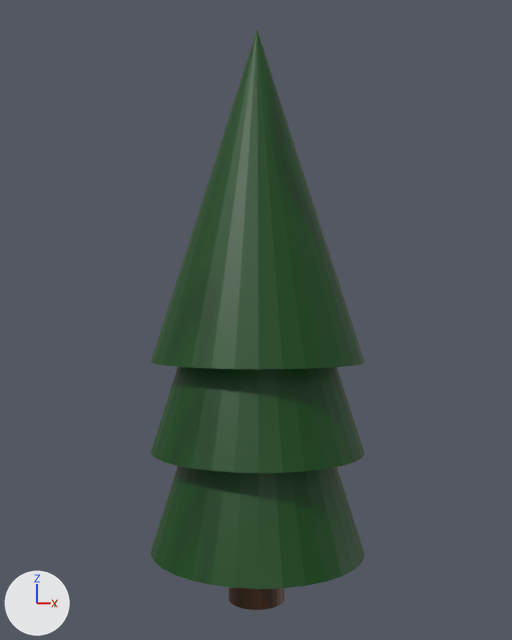
The Blender file desktop/RawModels/Objects/ObjectFirTree.blend as it was, and as the next commit left it.
Before and after are seen from a 50 mm lens placed at (8.89, -8.56, 4.92), pointed at (0.3, -0.06, 4.84). Arrows for +X, +Y and +Z are at lower left; the lights stay in place.
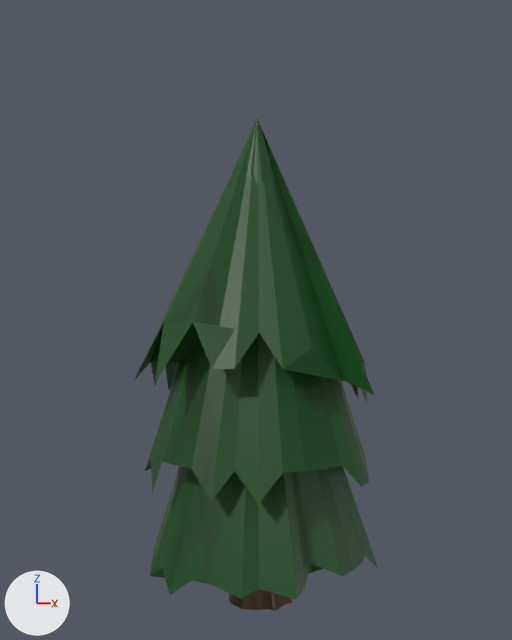
The change, as a diff of the scene's bpy script:
```diff
--- a/desktop/RawModels/Objects/ObjectFirTree.blend.py
+++ b/desktop/RawModels/Objects/ObjectFirTree.blend.py
@@ me_cone @@
 me_cone.from_pydata(...)  # 33 vertices, 33 faces; spans x -1.87..1.87, y -1.8..1.8, z -2.86..2.86
 # used by ob_cone; location = (0.16, 0.1, 3.74)
 # before: 0 (0.0, 1.8, -2.86), 1 (0.36, 1.77, -2.86), 31 (-0.36, 1.77, -2.86)
-me_cone.vertices[4].co = (1.32, 1.27, -2.86)  # pixel (363, 549)
-me_cone.vertices[9].co = (1.83, -0.35, -2.86)  # pixel (325, 581)
-me_cone.vertices[11].co = (1.55, -1.0, -2.86)  # pixel (282, 588)
-me_cone.vertices[13].co = (1.04, -1.5, -2.86)  # pixel (234, 587)
-me_cone.vertices[16].co = (0.0, -1.8, -2.86)  # pixel (174, 574)
-me_cone.vertices[19].co = (-1.04, -1.5, -2.86)  # pixel (150, 554)
-me_cone.vertices[20].co = (-1.32, -1.27, -2.86)  # pixel (151, 547)
-me_cone.vertices[22].co = (-1.73, -0.69, -2.86)
-me_cone.vertices[25].co = (-1.83, 0.35, -2.86)
-me_cone.vertices[26].co = (-1.73, 0.69, -2.86)
-me_cone.vertices[27].co = (-1.55, 1.0, -2.86)
+# me_cone part 1
+for i in [0, 1, 31]: me_cone.vertices[i].co += Vector((-0.2, 0.18, -0.32))
+me_cone.vertices[4].co = (1.59, 1.33, -3.15)  # pixel (378, 568)
+me_cone.vertices[9].co = (1.5, -0.31, -2.68)  # pixel (310, 563)
+me_cone.vertices[11].co = (1.83, -1.0, -2.95)  # pixel (296, 599)
+me_cone.vertices[13].co = (1.21, -1.53, -2.97)  # pixel (241, 598)
+me_cone.vertices[16].co = (0.04, -1.93, -3.14)  # pixel (169, 595)
+me_cone.vertices[19].co = (-0.95, -1.58, -3.19)  # pixel (149, 576)
+me_cone.vertices[20].co = (-1.24, -1.36, -3.19)  # pixel (150, 568)
+me_cone.vertices[22].co = (-1.77, -0.71, -3.0)
+me_cone.vertices[25].co = (-2.01, 0.18, -3.23)
+me_cone.vertices[26].co = (-1.59, 0.54, -2.8)
+me_cone.vertices[27].co = (-1.73, 0.83, -3.23)
 me_cone.materials.append(mat_material)
@@ me_cone_001 @@
 # used by ob_cone_001; location = (0.16, 0.1, 5.45)
-me_cone_001.from_pydata(...)  # 33 vertices, 33 faces; spans x -1.87..1.87, y -1.8..1.8, z -2.86..2.86
+me_cone_001.from_pydata(...)  # 33 vertices, 33 faces; spans x -2.09..2.1, y -1.88..1.89, z -3.39..2.86
+# me_cone_001 part 2: 16 of 33 vertices moved; they spanned x -1.87..1.83, y -1.67..1.8, z -2.86 and now span x -2.09..2.1, y -1.88..1.89, z -3.39..-2.71; mean shift (-0.01, -0.08, -0.33); largest move (-1.83, 0.35, -2.86) -> (-2.09, 0.1, -3.39)
 me_cone_001.materials.append(mat_material)
@@ me_cone_002 @@
 # used by ob_cone_002; location = (0.16, 0.1, 6.99)
-me_cone_002.from_pydata(...)  # 33 vertices, 33 faces; spans x -1.87..1.87, y -1.8..1.8, z -2.86..2.86
+me_cone_002.from_pydata(...)  # 33 vertices, 33 faces; spans x -2.03..2.48, y -2.19..1.91, z -3.62..1.39
+# me_cone_002 part 3: 22 of 33 vertices moved; they spanned x -1.83..1.87, y -1.8..1.77, z -2.86..2.86 and now span x -2.03..2.48, y -2.19..1.91, z -3.62..1.39; mean shift (-0.04, 0.04, -0.28); largest move (0.0, 0.0, 2.86) -> (-0.16, 0.16, 1.39)
 me_cone_002.materials.append(mat_material)
```

Location of each change, (x1, y1, x2, y2) in pixels of the pictures (512 x 640 px; the box of a moved part takes in the faces that stretch with it):
'Cone.002', reshaped (12% wider, 16% shorter): before (151, 31, 365, 369); after (134, 119, 374, 403)
'Cone.001', reshaped: before (151, 367, 365, 473); after (145, 120, 369, 504)
'Cone', reshaped (7% wider, 8% taller): before (151, 466, 365, 589); after (150, 466, 378, 599)
part 1 of me_cone, moved or reshaped: before (151, 466, 364, 589); after (150, 466, 378, 599)
part 2 of me_cone_001, moved or reshaped: before (151, 367, 365, 473); after (145, 121, 369, 504)
